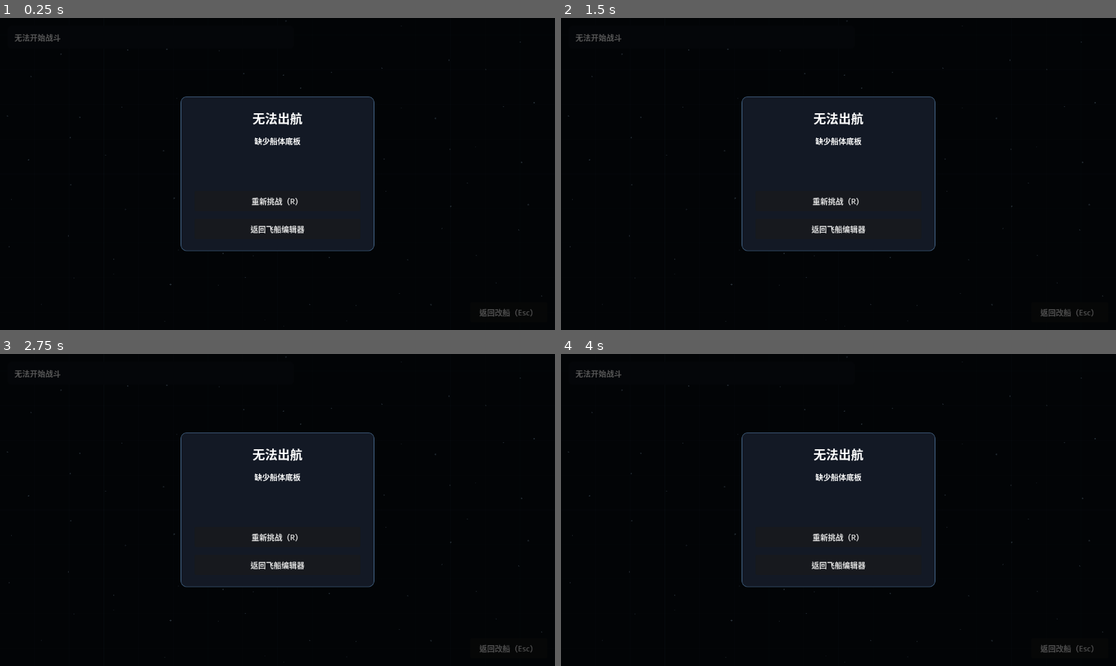
Above: before the commit, frames 1-4 (two rows, left to right).
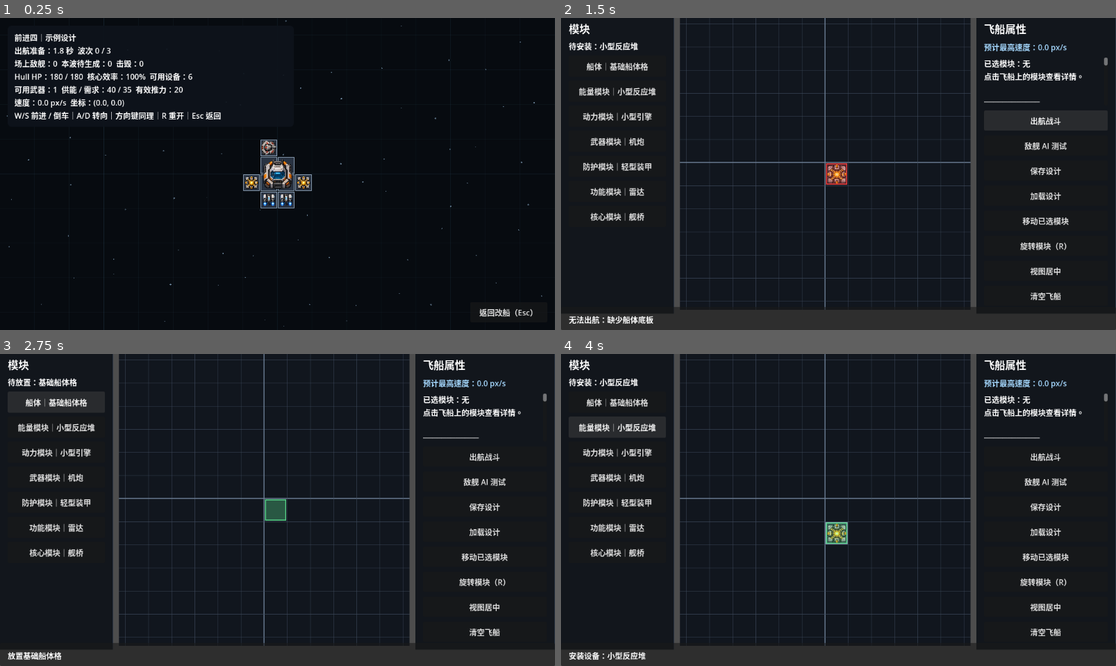
Above: after the commit, the same moments.

Repository: lqc19891229/AdvanceFour
Game: Godot game, scene res://game/combat/battle.tscn
The game is run twice, just before and just after one commit, with the same random seed, the same clock (stepped at 60 frames per second) and the same inputs. This scene is started directly instead of the project's main scene.
Inputs (mouse positions are in pixels of both pictures, inside the frame that each line leads up to):
- Up to frame 1 (0.25 s): no input
- Up to frame 2 (1.5 s): click "返回改船（Esc）" at 0.5 s; click (1043, 120) at 1.25 s, where only the run after the commit has a clickable "出航战斗"
- Up to frame 3 (2.75 s): click (55, 400) at 2 s, where only the run after the commit has a clickable "船体｜基础船体格"
- Up to frame 4 (4 s): click (838, 538) at 2.75 s, where only the run before the commit has a clickable "重新挑战（R）"; click (616, 425) at 3.5 s, where only the run after the commit has a clickable "能量模块｜小型反应堆"

The runs differ from the first frame. In frame 1, 5.0% of the frame differs, in the area x 1-100%, y 0-100%; in frame 2, 18%, in the area x 0-100%, y 0-100%; in frame 3, 18%; in frame 4, 18%.

Commit message:
Use hull cells in starter combat ships

Diff:
--- a/game/combat/battle.gd
+++ b/game/combat/battle.gd
@@ -74,12 +74,20 @@
 
 static func build_starter_design() -> ShipData:
 	var design := ShipData.new()
-	design.place(DATABASE.get_by_id(&"core_bridge"), Vector2i.ZERO, 0)
-	design.place(DATABASE.get_by_id(&"energy_smallreactor"), Vector2i(-1, 1), 0)
-	design.place(DATABASE.get_by_id(&"energy_smallreactor"), Vector2i(2, 1), 0)
-	design.place(DATABASE.get_by_id(&"propulsion_smallengine"), Vector2i(0, 2), 0)
-	design.place(DATABASE.get_by_id(&"propulsion_smallengine"), Vector2i(1, 2), 0)
-	design.place(DATABASE.get_by_id(&"weapon_cannon"), Vector2i(0, -1), 0)
+	var placements := [
+		[&"core_bridge", Vector2i.ZERO, 0],
+		[&"energy_smallreactor", Vector2i(-1, 1), 0],
+		[&"energy_smallreactor", Vector2i(2, 1), 0],
+		[&"propulsion_smallengine", Vector2i(0, 2), 0],
+		[&"propulsion_smallengine", Vector2i(1, 2), 0],
+		[&"weapon_cannon", Vector2i(0, -1), 0]
+	]
+	for placement in placements:
+		var definition := DATABASE.get_by_id(placement[0])
+		var position: Vector2i = placement[1]
+		var rotation: int = placement[2]
+		design.ensure_hull_for_equipment(definition, position, rotation)
+		design.place(definition, position, rotation)
 	return design
 
 func _spawn_ship(design: ShipData, location: Vector2, is_player: bool) -> ShipRuntime:
@@ -89,8 +97,8 @@
 	ship.weapon_target_group = &"enemy_targets" if is_player else &"player_targets"
 	ship.add_to_group(&"player_targets" if is_player else &"enemy_targets")
 	ship.setup(design)
-	for module_runtime in ship.module_runtimes:
-		module_runtime.collision_layer = PLAYER_LAYER if is_player else ENEMY_LAYER
+	for hull_runtime in ship.hull_runtimes:
+		hull_runtime.collision_layer = PLAYER_LAYER if is_player else ENEMY_LAYER
 	ship.projectile_spawned.connect(_configure_projectile.bind(is_player))
 	return ship
 
@@ -175,7 +183,7 @@
 	result_title.text = "战斗胜利" if victory else "战斗失败"
 	result_summary.text = "击毁敌舰：%d\n到达波次：%d / %d\n战斗时间：%.1f 秒\n\n%s" % [
 		defeated_enemies, maxi(wave_index + 1, 0), wave_enemy_counts.size(), elapsed_seconds,
-		"全部波次已清除。" if victory else "舰桥核心被摧毁。"
+		"全部波次已清除。" if victory else "核心承载船体被摧毁。"
 	]
 	result_overlay.show()
 	_update_hud()
@@ -197,9 +205,10 @@
 	_update_hud()
 
 func _update_hud() -> void:
-	var core_hp := 0.0
-	var core_max_hp := 0.0
-	var active_modules := 0
+	var hull_hp := 0.0
+	var hull_max_hp := 0.0
+	var core_efficiency := 0.0
+	var active_equipment := 0
 	var weapons := 0
 	var energy_output := 0.0
 	var energy_cost := 0.0
@@ -207,12 +216,12 @@
 	var speed := 0.0
 	var location := camera.global_position
 	if _player_alive():
-		for module in player.module_runtimes:
-			if not module.is_destroyed():
-				active_modules += 1
-			if module.module_instance.definition is CoreModuleDefinition:
-				core_hp = module.get_hp()
-				core_max_hp = module.get_max_hp()
+		hull_hp = player.get_current_hull_hp()
+		hull_max_hp = player.get_max_hull_hp()
+		core_efficiency = player.get_core_efficiency()
+		for module in player.ship_data.modules:
+			if player.get_module_efficiency(module) > 0.0:
+				active_equipment += 1
 		weapons = player.get_active_weapon_count()
 		energy_output = player.get_effective_energy_output()
 		energy_cost = player.get_effective_energy_cost()
@@ -237,13 +246,14 @@
 	hud.text = """前进四｜%s
 %s  波次 %d / %d
 场上敌舰：%d  本波待生成：%d  击毁：%d
-舰桥 HP：%.0f / %.0f  存活模块：%d
+Hull HP：%.0f / %.0f  核心效率：%.0f%%  可用设备：%d
 可用武器：%d  供能 / 需求：%.0f / %.0f  有效推力：%.0f
 速度：%.1f px/s  坐标：(%.1f, %.1f)
 W/S 前进 / 倒车｜A/D 转向｜方向键同理｜R 重开｜Esc 返回""" % [
 		design_source, status, maxi(wave_index + 1, 0), wave_enemy_counts.size(),
 		enemies.size(), remaining, defeated_enemies,
-		core_hp, core_max_hp, active_modules, weapons, energy_output, energy_cost, thrust,
+		hull_hp, hull_max_hp, core_efficiency * 100.0, active_equipment,
+		weapons, energy_output, energy_cost, thrust,
 		speed, location.x, location.y
 	]
 
